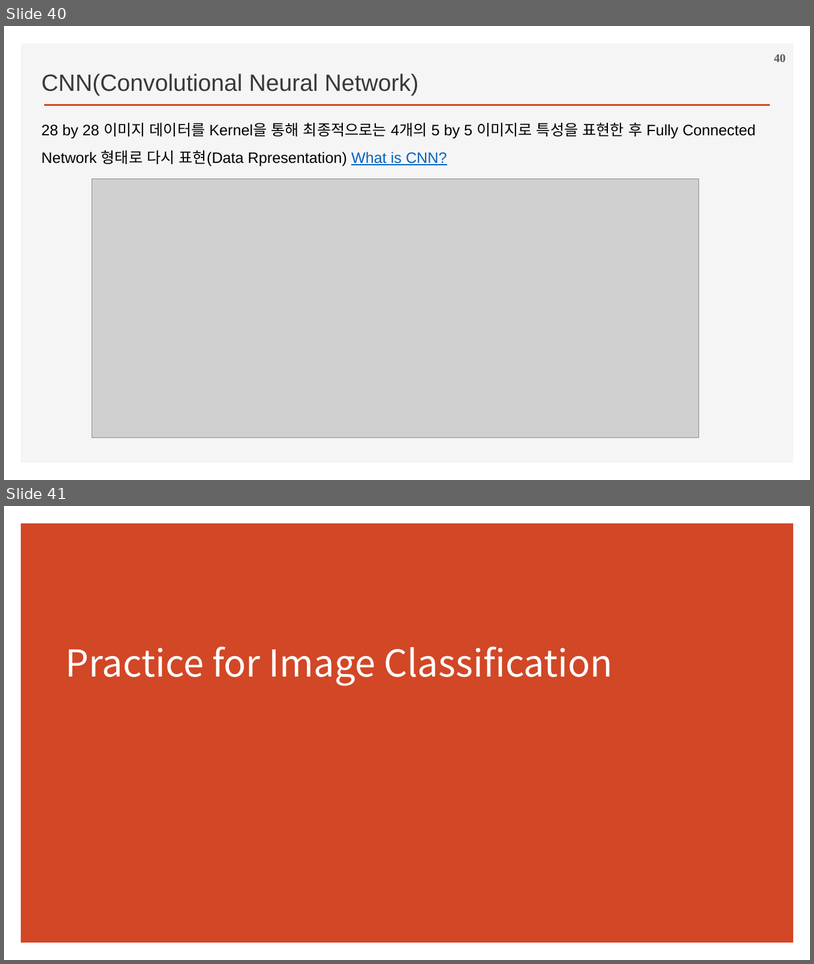
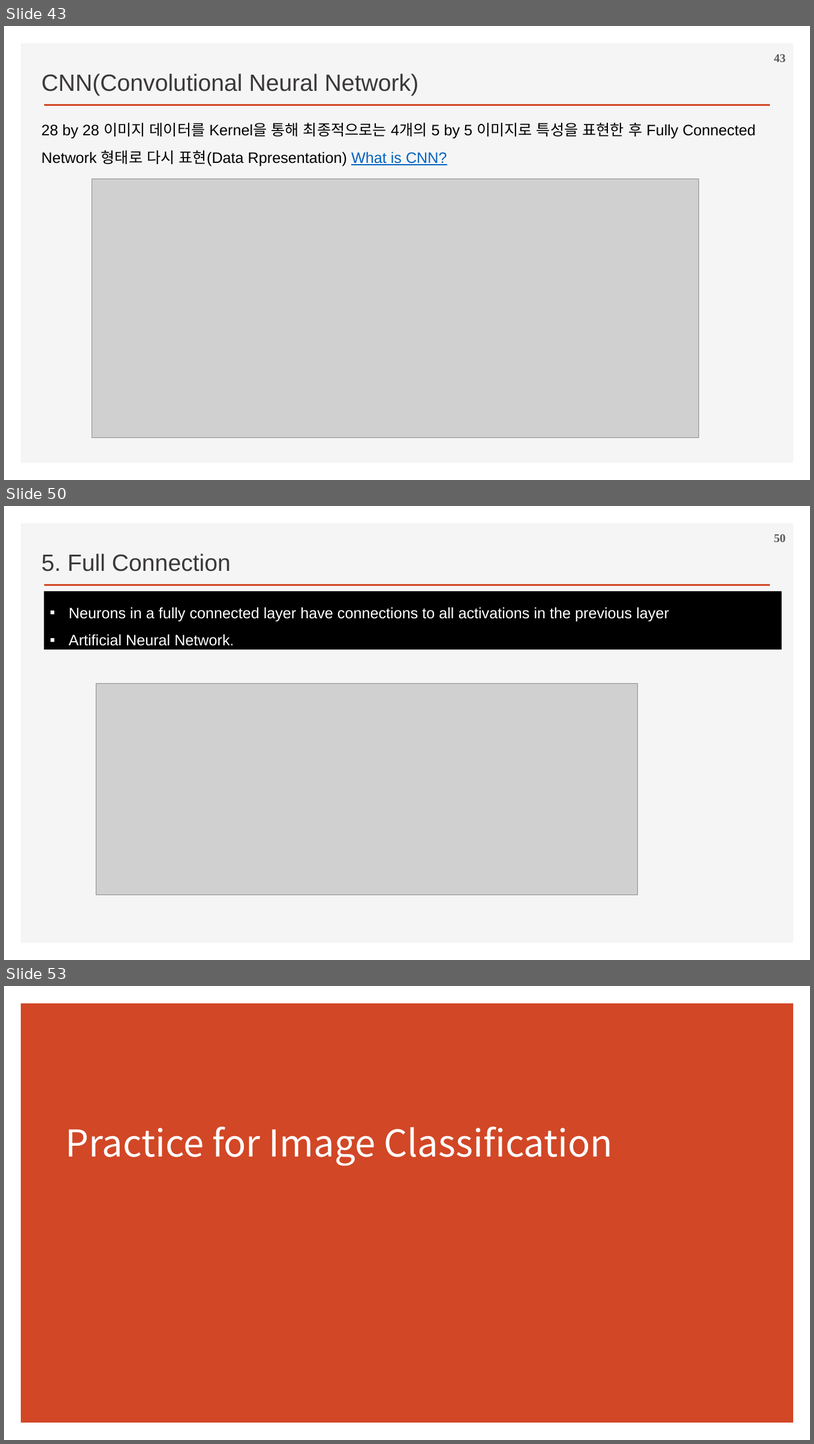
Before and after one commit to ancestor9/2026_Fall_Deep-Learning-with-Python, a slide deck: Chapter 08 Image Classification.pptx. Shown one above the other, each under a label of ours: slides 40 and 41 before the commit, slides 43, 50 and 53 after it; the slides between them are not shown. The pictures are 814x964 and 814x1444 pixels, drawn with LibreOffice and Linux fonts; fonts in the diff are those of the drawing; grey boxes stand for pictures; background and template pictures are left out. Boxes give left, top, right and bottom in pixels: in the first picture for what was removed or moved away, otherwise in the second. Text is boxed around its words. In the diff, an @@ line names an element or a change of style, - is before the commit and + after.

```diff
--- a/Chapter 08 Image Classification.pptx
+++ b/Chapter 08 Image Classification.pptx
@@ slide 50 added at <box>4,506,810,960</box>, background #FFFFFF; not listed: 2 template elements that a slide beside it also shows @@
@@ page number added at <box>774,534,786,542</box>, 14 pt, text #595959, bold @@
+50
@@ text added at <box>41,553,231,571</box>, 28 pt, text #3B3838 @@
+5. Full Connection
@@ rectangle added at <box>44,591,782,649</box>, fill #000000, 18 pt, text #FFFFFF @@
+▪ Neurons in a fully connected layer have connections to all activations in the previous layer
+▪ Artificial Neural Network.
@@ picture added at <box>96,683,639,895</box> @@
@@ what was slide 40 is now slide 43 @@
@@ page number at <box>774,54,786,62</box>: text changed @@
-40
+43
@@ what was slide 41 is now slide 53 @@
```
Also in this commit, not shown: 11 other slides added, 1 other file.
